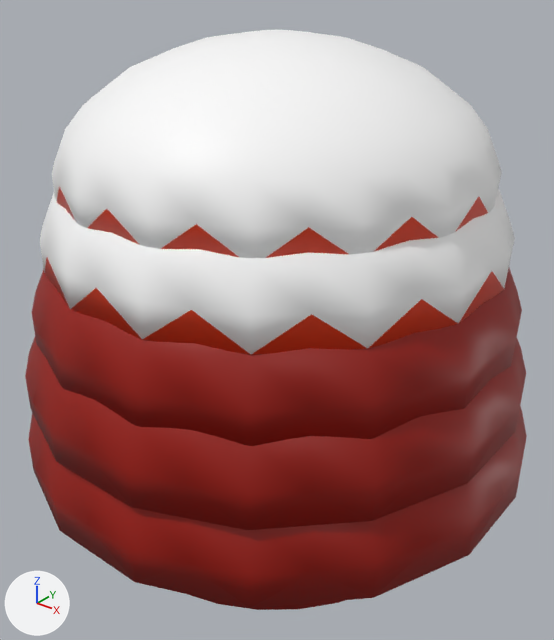
What one commit did to the Blender file RBDCivilization/Assets/Models/Landscape/ArbustoColor1otoñoinvierno.blend.
The view is the same before and after, from a camera (50 mm lens) standing at (2.33, -2.98, 1.67) and looking at (0.05, -0.13, -0.1). The axes (+X, +Y, +Z) are drawn at lower left. The lights are the same throughout.
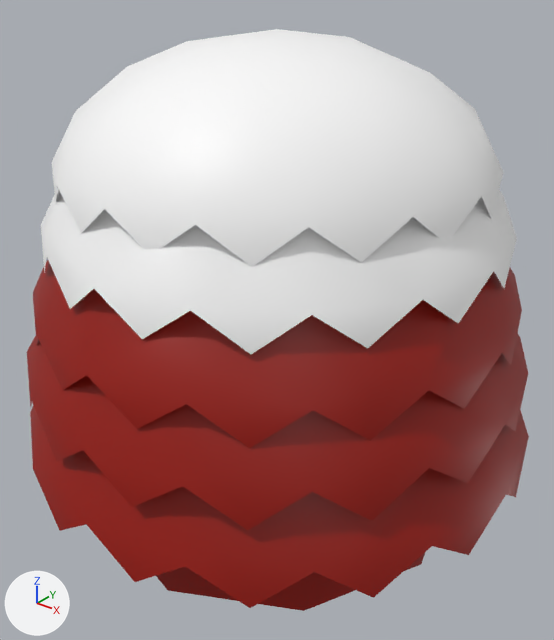
What changed in the scene script:
```text
Change me_cylinder:
    used by ob_cylinder_003; location = (0.0, -0.08, -0.192)
    remove me_cylinder.from_pydata(...)  # 784 vertices, 684 faces; spans x -1.36..1.36, y -1.34..1.37, z -1.0..1.52
    add me_cylinder.from_pydata(...)  # 784 vertices, 673 faces; spans x -1.36..1.36, y -1.34..1.37, z -1.0..1.52
    me_cylinder part 1
    1 face is deleted
    me_cylinder part 2
    10 faces are deleted
    remove me_cylinder.materials.append(mat_material_006)  # red #e73e17
Change ob_cylinder_003:
    add _m = ob_cylinder_003.modifiers.new('Decimate', 'DECIMATE')
    add _m.ratio = 0.381
```

Boxes [x1, y1, x2, y2] around the edits, measured in the pictures (554 x 640 px):
'Cylinder.003', reshaped, modifiers changed
    before: [25, 30, 527, 610]
    after: [27, 29, 529, 611]
part 2 of me_cylinder, deleted (red)
    before: [31, 187, 516, 608]
